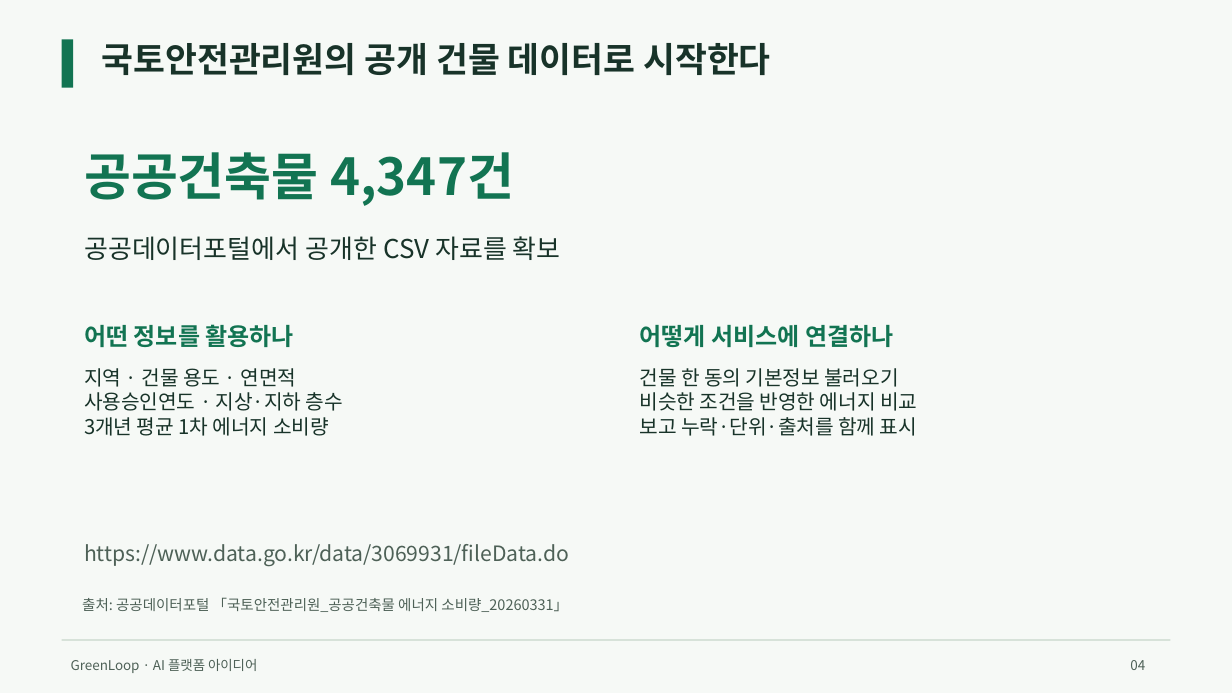
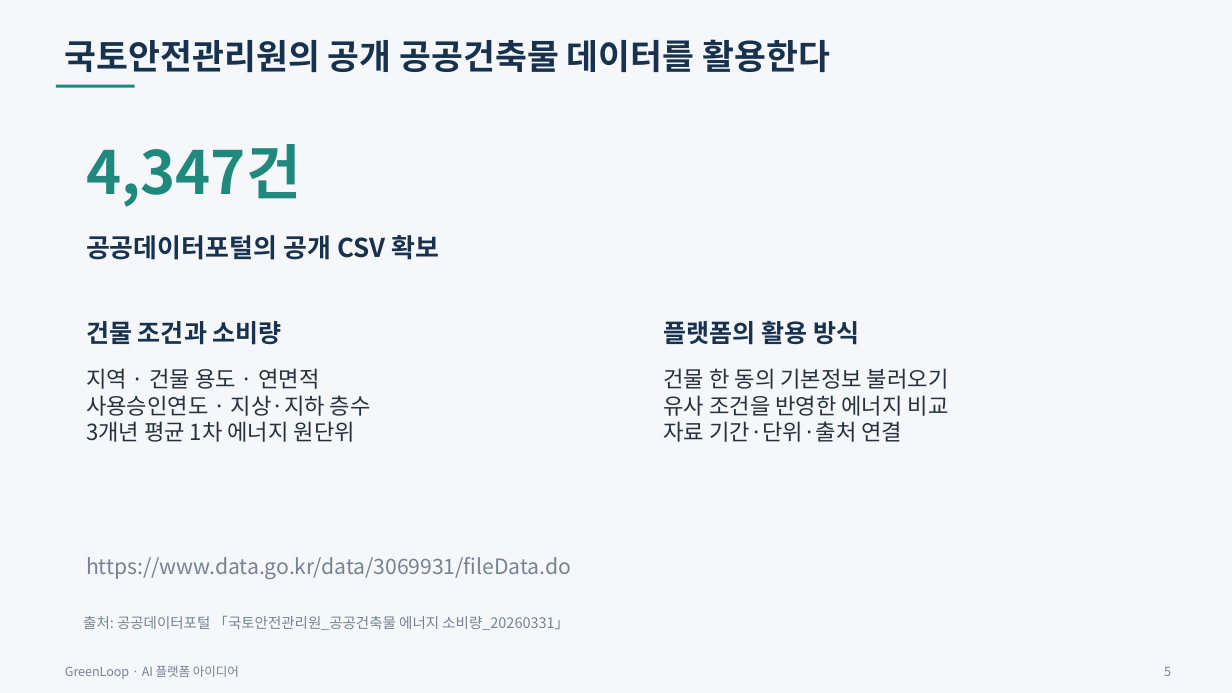
Before and after one commit to jeongiryang/green-remodeling-ai-2026, a slide deck: slide 5 of deliverables/final/GreenLoop_아이디어제안서.pptx (slide 4 before the commit). Drawn at 1232x693 pixels with LibreOffice and Linux fonts; fonts in the diff are those of the drawing. Boxes give left, top, right and bottom in pixels: in the first picture for what was removed or moved away, otherwise in the second. Text is boxed around its words. In the diff, an @@ line names an element or a change of style, - is before the commit and + after.

Commit message:
Finalize GreenLoop proposal with corrected PDF reference and submit preliminary entry

```diff
--- a/deliverables/final/GreenLoop_아이디어제안서.pptx
+++ b/deliverables/final/GreenLoop_아이디어제안서.pptx
@@ background #F6F9F6 to #F5F7FA @@
@@ rectangle removed at bbox=[62, 40, 73, 88] @@
@@ text at bbox=[65, 39, 830, 72]: text changed; text colour #183329 to #18324D @@
-국토안전관리원의 공개 건물 데이터로 시작한다
+국토안전관리원의 공개 공공건축물 데이터를 활용한다
@@ rectangle added at bbox=[55, 85, 134, 88], fill #20897D @@
@@ text at bbox=[86, 144, 301, 207]: text changed; size 39.8 to 46.5 pt; text colour #127452 to #20897D @@
-공공건축물 4,347건
+4,347건
@@ text at bbox=[86, 235, 440, 260]: text changed; text colour #183329 to #18324D; bold on @@
-공공데이터포털에서 공개한 CSV 자료를 확보
+공공데이터포털의 공개 CSV 확보
@@ text removed at bbox=[84, 324, 294, 347] @@
-어떤 정보를 활용하나
@@ text added at bbox=[86, 321, 282, 345], 19.5 pt, text #18324D, bold @@
+건물 조건과 소비량
@@ text removed at bbox=[640, 325, 893, 347] @@
-어떻게 서비스에 연결하나
@@ text added at bbox=[664, 321, 859, 345], 19.5 pt, text #18324D, bold @@
+플랫폼의 활용 방식
@@ text at bbox=[86, 368, 371, 416]: size 15.8 to 17.2 pt, text colour #183329 to #27313D in "지역 · 건물 용도 · 연면적", "사용승인연도 · 지상·지하 층수" @@
@@ text "건물 한 동의 기본정보 불러오기": place and size @@
-text "건물 한 동의 기본정보 불러오기" at bbox=[640, 368, 917, 436]
+text "건물 한 동의 기본정보 불러오기" at bbox=[664, 368, 949, 442]
@@ text at bbox=[664, 368, 949, 389]: size 15.8 to 17.2 pt, text colour #183329 to #27313D in "건물 한 동의 기본정보 불러오기" @@
@@ text at bbox=[664, 395, 949, 442]: text changed; size 15.8 to 17.2 pt; text colour #183329 to #27313D @@
-비슷한 조건을 반영한 에너지 비교
-보고 누락·단위·출처를 함께 표시
+유사 조건을 반영한 에너지 비교
+자료 기간·단위·출처 연결
@@ text at bbox=[86, 421, 355, 442]: text changed; size 15.8 to 17.2 pt; text colour #183329 to #27313D @@
-3개년 평균 1차 에너지 소비량
+3개년 평균 1차 에너지 원단위
@@ text "https://www.data.go.kr/data/3069931/fileData.do": place and size @@
-text "https://www.data.go.kr/data/3069931/fileData.do" at bbox=[84, 544, 569, 567]
+text "https://www.data.go.kr/data/3069931/fileData.do" at bbox=[86, 557, 571, 579]
@@ text "https://www.data.go.kr/data/3069931/fileData.do" at bbox=[86, 557, 571, 579]: text colour #4E6157 to #778392 @@
@@ text "출처: 공공데이터포털 「국토안전관리원_공공건축물 에너지 소비량_20260331」" at bbox=[83, 616, 569, 630]: text colour #4E6157 to #778392 @@
@@ text "출처: 공공데이터포털 「국토안전관리원_공공건축물 에너지 소비량_20260331」": place and size @@
-text "출처: 공공데이터포털 「국토안전관리원_공공건축물 에너지 소비량_20260331」" at bbox=[82, 597, 568, 612]
+text "출처: 공공데이터포털 「국토안전관리원_공공건축물 에너지 소비량_20260331」" at bbox=[83, 616, 569, 630]
@@ rectangle removed at bbox=[62, 640, 1171, 641] @@
@@ text "GreenLoop · AI 플랫폼 아이디어" at bbox=[65, 665, 239, 679]: size 10.5 to 9.8 pt, text colour #4E6157 to #778392 @@
@@ text removed at bbox=[1130, 660, 1145, 670] @@
-04
@@ text added at bbox=[1164, 667, 1171, 676], 9.8 pt, text #778392 @@
+5
```
Also in this commit, not shown: 12 other slides changed, 14 other files.
